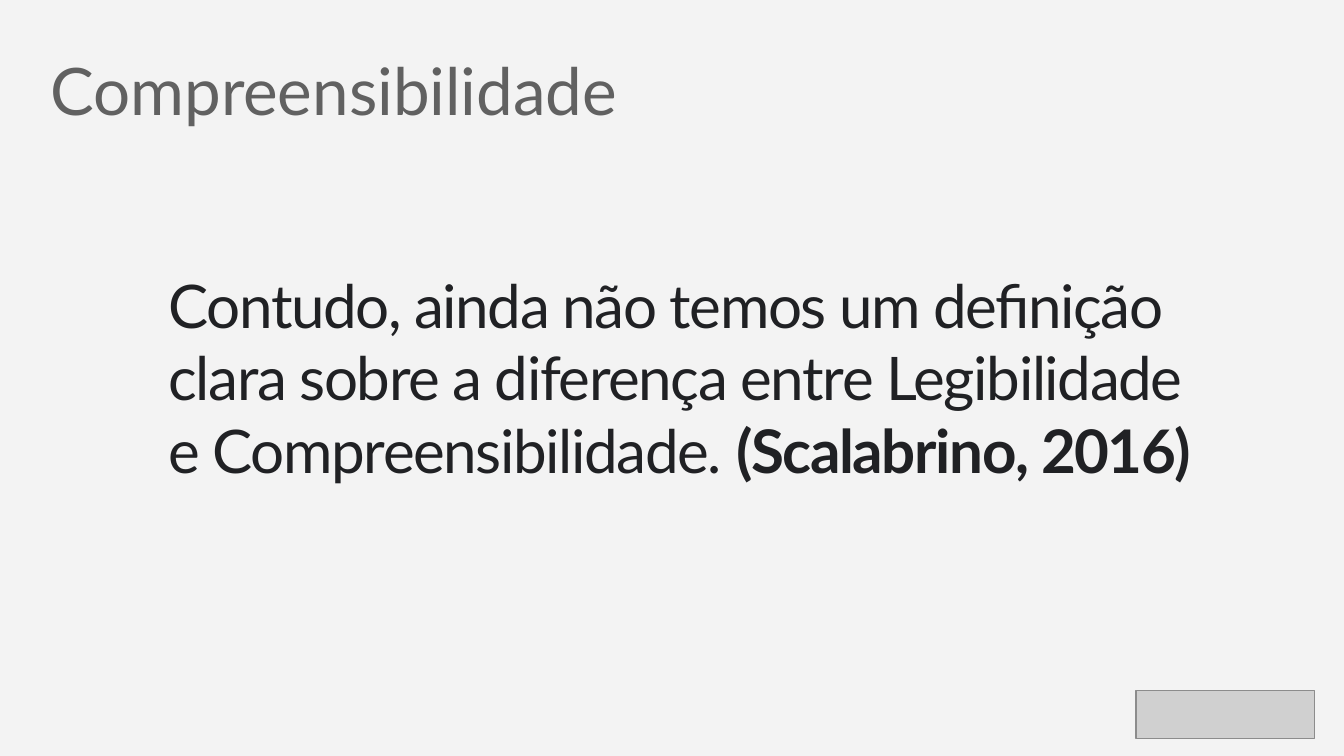
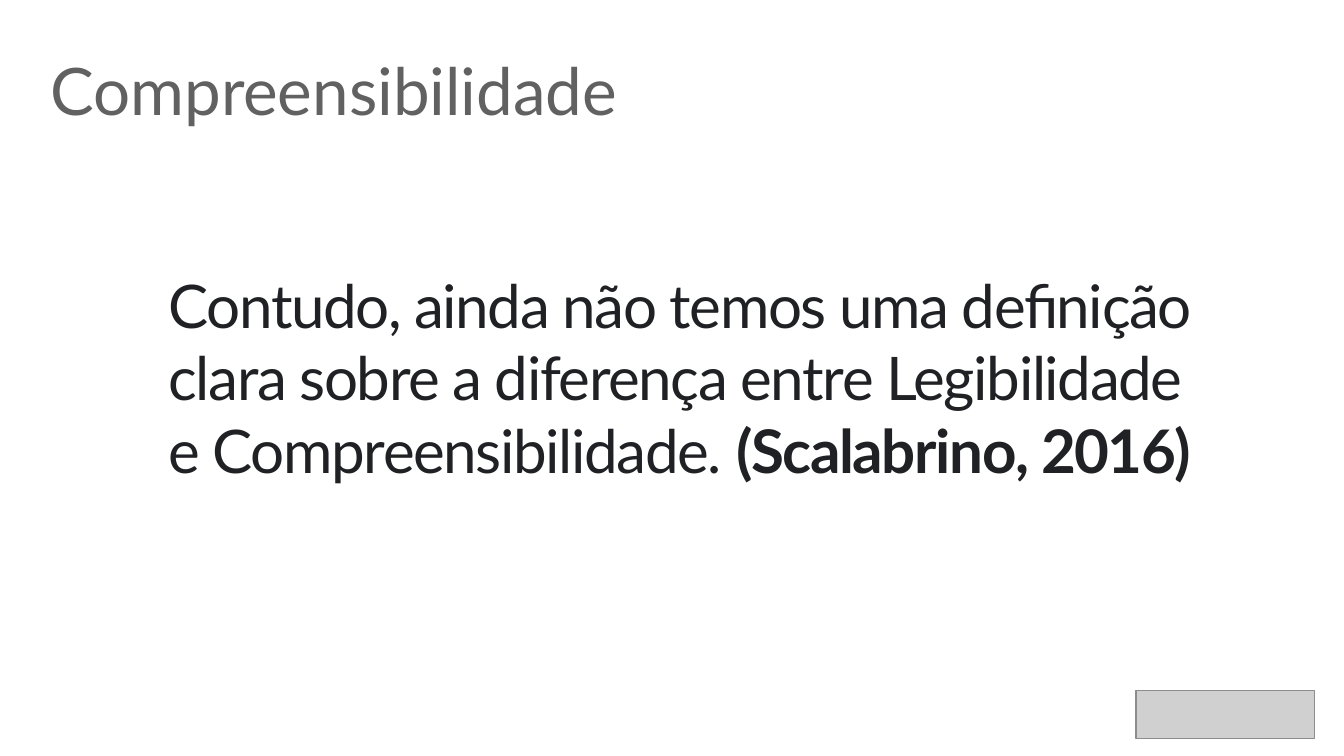
Before and after one commit to rafaelcruz-net/pattern-matching, a slide deck: slide 6 of Apresentacao_Defesa.pptx (slide 5 before the commit). Drawn at 1344x756 pixels with LibreOffice and Linux fonts; fonts in the diff are those of the drawing; grey boxes stand for pictures. Boxes give left, top, right and bottom in pixels: in the first picture for what was removed or moved away, otherwise in the second. Text is boxed around its words. In the diff, an @@ line names an element or a change of style, - is before the commit and + after.

```diff
--- a/Apresentacao_Defesa.pptx
+++ b/Apresentacao_Defesa.pptx
@@ background #F3F3F3 to #FFFFFF @@
@@ text at (169, 283, 1192, 484): text changed @@
-Contudo, ainda não temos um definição clara sobre a diferença entre Legibilidade e Compreensibilidade. (Scalabrino, 2016)
+Contudo, ainda não temos uma definição clara sobre a diferença entre Legibilidade e Compreensibilidade. (Scalabrino, 2016)
```
Also in this commit, not shown: 22 other slides changed, 18 slides added.
